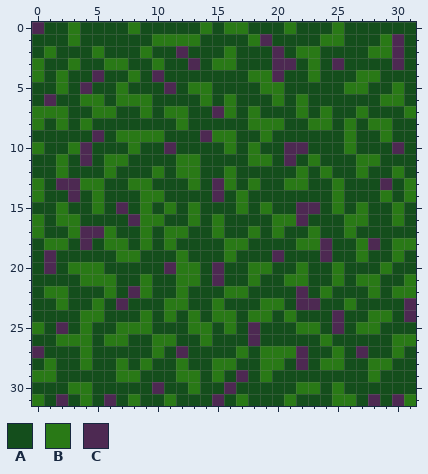
Pixel-art sprite -- Assets/Resources/Images/Tilesets/Forest/floor.png. This is how it looked before the edit.
The file is 32x32 pixels.
Palette (. is transparent): A #144e1c  B #297916  C #4d2952
Pixels before, first column x 0:
 0 CAABAAAABAAAAABABBAAABAAABAAAAAA
 1 AAABAAAAAABBBBAAAABCAAAABBAAABCA
 2 ABAAABAAABAACAAABAAACABBAAAABBCA
 3 BAABAABBAABAACABBAAACCABACAAAACA
 4 BABAACAABACAAAAAAABBCAABAAABBAAA
 5 AABACAABAAACABBAAAABBAAAAABBAABA
 6 ACAABBABBBAAAABABAAABABAAAAAABBA
 7 BBBAABBAABABBAACBABAAABABAABAAAB
 8 BABABAAAAAAABAAAAABBBAABBABABBAA
 9 AAAAACABBBBAAACBBAABAAAAAABAABAA
10 BAABCAAABAACAAAABABAACCAAABAAACA
11 AABACABBAAAABBAAAABBACABAAABBAAA
12 AABAAABAAABABBAABAAAAABABAABAABA
13 BACCBBAABBAAABACBABAABBAABAAACAB
14 BAACABAAABBAAAACABAAAAAAABAAABAB
15 AABAABACABABABAAABABAACCABABAABA
16 BABBAAAACBBAABABAAAABBCAAABBAABA
17 BAABCCBAABABBAABAABABAABAABAAAAA
18 ABBACABBABABAAAABBAAAABBCAABCABB
19 ACAAAAABBAAABAAABAAACAAACAABAABA
20 ACABBBAAAAACBBACAABBAABAABAAABAA
21 AAAABBBAABAABBACAABAABBAABABBAAB
22 ABBAAABACBAABAAABBAAAACABAAABABB
23 AABAABACAAABBAABAAABBACCAABAAAAC
24 AAAABBAAABABABABBABBABAAACAABBAC
25 BACABAABBBAAABBABACAAABBACABBAAA
26 AABBBABBAABBAABAAACAAAAABAAAAABB
27 CAAABAAAAABACAAAABABBBCAABACAABA
28 ABAABAABABAABAABBAABBACABBAABBAA
29 BBAAAAABBAAABBABACABAAAAAAAABAAA
30 AAABBAAAAACAABAACAAAAABBABAAAAAA
31 BACABACABAABAAACABAAABAAABBACACB
The result:
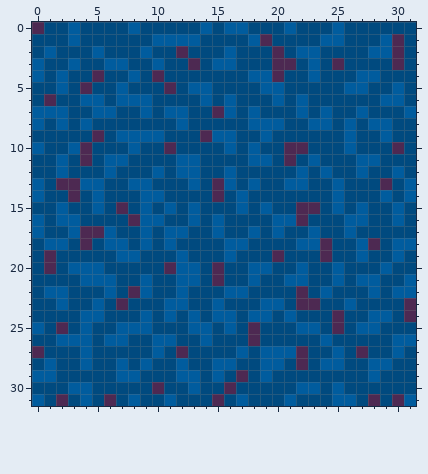
Difference:
colour A: #144e1c -> #004a7f
colour B: #297916 -> #005c9e
